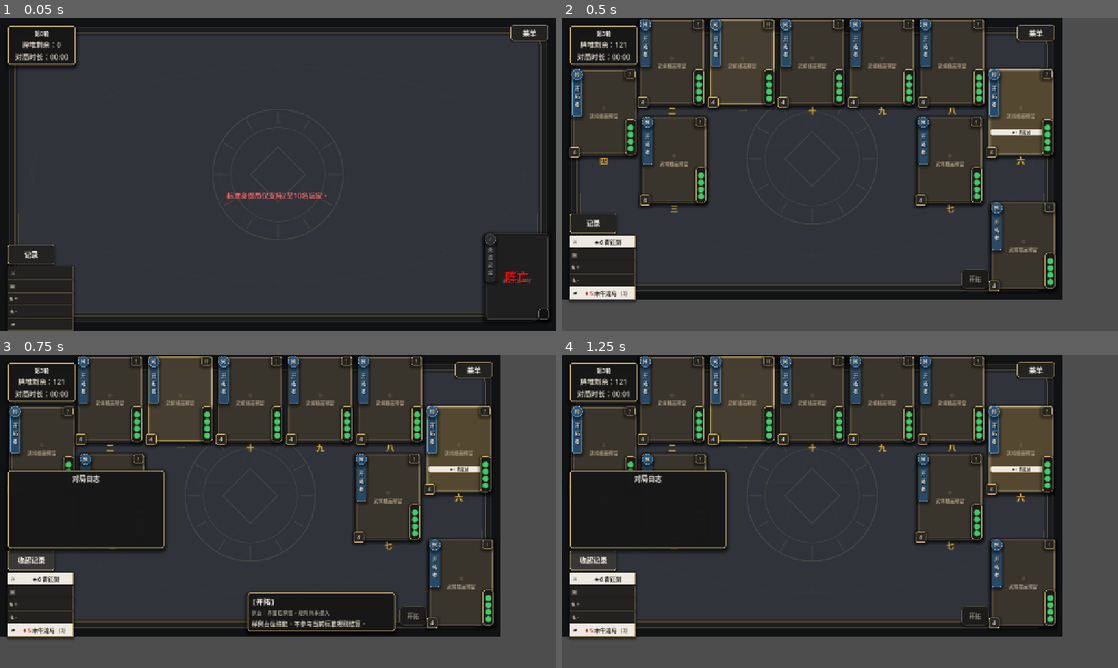
Above: before the commit, frames 1-4 (two rows, left to right).
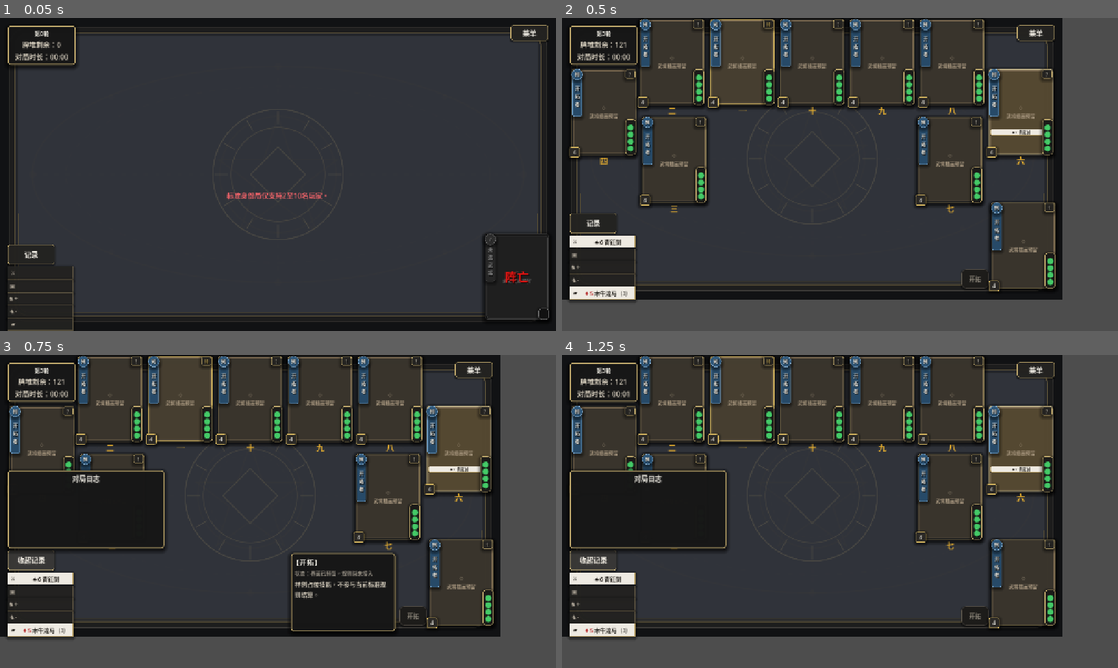
Above: after the commit, the same moments.

Repository: LisBam/hsr-kill
Game: Godot game, scene res://tests/ui_layout_test.tscn
Same seed, same stepped clock (60 frames per second), same inputs: the game is played once before the commit and once after it. This scene is started directly instead of the project's main scene.
Inputs:
- Up to frame 1 (0.05 s): no input
- Up to frame 2 (0.5 s): no input
- Up to frame 3 (0.75 s): click "记录" at 0.5 s
- Up to frame 4 (1.25 s): no input

Frames 1-2 are identical in both runs. In frame 3, 3.4% of the frame differs, in the area x 44-72%, y 63-89%; in frame 4, nothing differs.

Commit message:
1. 优化武将详情左侧牌面垂直居中   2. 新增悬停信息框动态4比3布局   3. 完善界面布局回归测试与文档

Diff:
--- a/scripts/ui/information_box_layer.gd
+++ b/scripts/ui/information_box_layer.gd
@@ -6,8 +6,17 @@
 ## 居中武将详情显示状态变化信号；牌桌据此在离线模式申请或释放独立暂停令牌。
 signal character_details_visibility_changed(visible: bool)
 
-## 目标旁信息框固定宽度；默认340像素可完整容纳常见卡牌和技能说明，运行时通常无需动态修改。
+## 目标旁信息框的内容测量基准宽度；默认340像素用于估算文字换行后的所需高度，最终宽度会按4:3目标比例自动收缩或扩展，运行时通常无需动态修改。
 @export_range(240.0, 520.0, 1.0) var hover_panel_width: float = 340.0
+
+## 目标旁信息框的最小宽度；默认240像素让短说明保持紧凑，同时给标题、副标题和正文保留可读换行宽度，运行时通常无需动态修改。
+@export_range(160.0, 420.0, 1.0) var hover_panel_minimum_width: float = 240.0
+
+## 目标旁信息框的最大宽度；默认520像素限制长技能说明横向扩张，超出时优先增加高度以保留完整文字，运行时通常无需动态修改。
+@export_range(280.0, 720.0, 1.0) var hover_panel_maximum_width: float = 520.0
+
+## 目标旁信息框优先保持的宽高比例；默认4:3使短中等长度说明呈稳定长方形，正文超过比例高度时以完整显示内容为优先，运行时通常无需动态修改。
+@export_range(1.0, 3.0, 0.01) var hover_panel_aspect_ratio: float = 4.0 / 3.0
 
 ## 目标旁信息框与悬停目标之间的间距；默认10像素避免浮层遮挡当前目标，运行时通常无需动态修改。
 @export_range(4.0, 32.0, 1.0) var hover_target_gap: float = 10.0
@@ -318,6 +327,7 @@
 	_hover_subtitle_label.visible = not _hover_subtitle_label.text.is_empty()
 	_hover_description_label.text = str(_hover_information.get("description", "暂无说明。"))
 	_hover_panel.visible = true
+	_hover_panel.custom_minimum_size = Vector2(hover_panel_width, 0.0)
 	_hover_panel.size = Vector2(hover_panel_width, 0.0)
 	_hover_panel.reset_size()
 	# 首次自动换行必须等待一个完整界面布局帧；此时 Label 已取得固定面板宽度，再测量高度不会把每个字符误当作独立行。
@@ -342,6 +352,7 @@
 	# 悬浮信息纵向内容；固定顺序为标题、副标题和完整说明。
 	var hover_content: VBoxContainer = VBoxContainer.new()
 	hover_content.mouse_filter = Control.MOUSE_FILTER_IGNORE
+	hover_content.alignment = BoxContainer.ALIGNMENT_BEGIN
 	hover_content.add_theme_constant_override("separation", 5)
 	_hover_panel.add_child(hover_content)
 	_hover_title_label = Label.new()
@@ -429,7 +440,10 @@
 	_character_card_area.name = "CharacterCardArea"
 	# 左侧区域高度稍后按缩放后的正式武将牌计算；不能继续使用固定440像素主体高度，否则短技能详情会留下大量空白。
 	_character_card_area.custom_minimum_size = Vector2(character_card_area_width, 0.0)
+	# 左侧牌面区域随右侧技能区或详情窗口高度填充；_center_character_card 会据此把缩放后的武将牌始终放在可用区域正中。
+	_character_card_area.size_flags_vertical = Control.SIZE_EXPAND_FILL
 	_character_card_area.mouse_filter = Control.MOUSE_FILTER_IGNORE
+	_character_card_area.resized.connect(_center_character_card)
 	character_body.add_child(_character_card_area)
 	_character_skill_scroll = ScrollContainer.new()
 	_character_skill_scroll.name = "SkillScroll"
@@ -451,15 +465,24 @@
 func _place_hover_panel(anchor_rect: Rect2, source_id: int) -> void:
 	if source_id != _hover_source_id or not _hover_panel.visible:
 		return
-	_hover_panel.custom_minimum_size.x = hover_panel_width
-	_hover_panel.size.x = hover_panel_width
-	# 首次写入自动换行文本时，Label 可能在当前帧仍按零宽度计算最小高度；延迟到布局完成后重新按固定宽度测量，避免手牌说明被错误撑成大量空行。
-	_hover_panel.reset_size()
-	_hover_panel.size.x = hover_panel_width
-	# 当前信息框实际尺寸；容器完成自动换行后使用该值进行视口边界计算。
-	var panel_size: Vector2 = _hover_panel.size
 	# 当前组件可用视口矩形；根控件与牌桌共享逻辑画布坐标。
 	var available_rect: Rect2 = Rect2(Vector2(viewport_margin, viewport_margin), size - Vector2.ONE * viewport_margin * 2.0)
+	# 可用宽度范围；检查器配置与当前视口都可能收紧上限，最小值始终不会超过实际可显示宽度。
+	var available_width: float = maxf(available_rect.size.x, 1.0)
+	var minimum_width: float = minf(maxf(hover_panel_minimum_width, 1.0), available_width)
+	var maximum_width: float = clampf(hover_panel_maximum_width, minimum_width, available_width)
+	# 先以基准宽度测量正文；此时自动换行已经在上一帧取得有效宽度，不会再把字符误算成单独行。
+	var measuring_width: float = clampf(hover_panel_width, minimum_width, maximum_width)
+	var measuring_height: float = _measure_hover_panel_content_height(measuring_width)
+	# 按目标4:3比例反推适合当前内容的宽度；短内容取最小宽度，长内容扩展到最大宽度后再自然增高。
+	var desired_width: float = clampf(measuring_height * hover_panel_aspect_ratio, minimum_width, maximum_width)
+	var content_height: float = _measure_hover_panel_content_height(desired_width)
+	# 最终高度同时满足完整文字与4:3目标比例；正文特别长时允许高于比例，避免裁切技能或卡牌说明。
+	var desired_height: float = maxf(content_height, desired_width / hover_panel_aspect_ratio)
+	_hover_panel.custom_minimum_size = Vector2(desired_width, desired_height)
+	_hover_panel.size = Vector2(desired_width, desired_height)
+	# 当前信息框实际尺寸；完成内容与比例测量后使用该值进行视口边界计算。
+	var panel_size: Vector2 = _hover_panel.size
 	# 默认信息框位置；优先显示在目标右侧并与目标顶边对齐。
 	var target_position: Vector2 = Vector2(anchor_rect.end.x + hover_target_gap, anchor_rect.position.y)
 	if target_position.x + panel_size.x > available_rect.end.x:
@@ -467,6 +490,14 @@
 	target_position.x = clampf(target_position.x, available_rect.position.x, maxf(available_rect.end.x - panel_size.x, available_rect.position.x))
 	target_position.y = clampf(target_position.y, available_rect.position.y, maxf(available_rect.end.y - panel_size.y, available_rect.position.y))
 	_hover_panel.position = target_position
+
+
+## 在指定宽度下测量悬停说明所需的最小内容高度；每次测量都重置旧比例产生的高度，保证下一份信息不会继承前一份的空白。
+func _measure_hover_panel_content_height(panel_width: float) -> float:
+	_hover_panel.custom_minimum_size = Vector2(panel_width, 0.0)
+	_hover_panel.size = Vector2(panel_width, 0.0)
+	_hover_panel.reset_size()
+	return _hover_panel.size.y
 
 
 ## 复用正式武将牌场景渲染详情左侧牌面；隐藏对局角标和公开装备以匹配选将领袖牌表现。
--- a/tests/ui_layout_test.gd
+++ b/tests/ui_layout_test.gd
@@ -269,10 +269,11 @@
 		_fail("local_equipment_information_shown_too_early:%s" % (information_box.get_hover_title_text() if information_box != null else "missing"))
 		return
 	await _wait_for_hover_information_delay()
-	# 目标旁信息面板；固定340像素宽并始终限制在当前客户区内。
+	# 目标旁信息面板；按内容在240至520像素宽度内动态调整，并优先保持4:3比例且始终限制在当前客户区内。
 	var hover_information_panel: PanelContainer = information_box.get_node("HoverInformationPanel") as PanelContainer
-	if information_box == null or not information_box.is_hover_information_visible() or not information_box.get_hover_title_text().contains("木牛流马（3）") or not is_equal_approx(hover_information_panel.size.x, 340.0) or not main_instance.get_global_rect().encloses(hover_information_panel.get_global_rect()) or not local_equipment_label.tooltip_text.is_empty():
-		_fail("local_equipment_information:%s" % (information_box.get_hover_title_text() if information_box != null else "missing"))
+	var hover_information_aspect_ratio: float = hover_information_panel.size.x / maxf(hover_information_panel.size.y, 1.0)
+	if information_box == null or not information_box.is_hover_information_visible() or not information_box.get_hover_title_text().contains("木牛流马（3）") or hover_information_panel.size.x < information_box.hover_panel_minimum_width or hover_information_panel.size.x > information_box.hover_panel_maximum_width or not is_equal_approx(hover_information_aspect_ratio, information_box.hover_panel_aspect_ratio) or not main_instance.get_global_rect().encloses(hover_information_panel.get_global_rect()) or not local_equipment_label.tooltip_text.is_empty():
+		_fail("local_equipment_information:%s/%s" % [information_box.get_hover_title_text() if information_box != null else "missing", hover_information_panel.size if hover_information_panel != null else Vector2.ZERO])
 		return
 	local_treasure_row.mouse_exited.emit()
 	await get_tree().process_frame
@@ -427,9 +428,17 @@
 	var character_details_title: Label = information_box.get_character_title_label()
 	# 单技能详情条目；短内容必须位于滚动视口中部，不能继续贴住右侧区域顶边。
 	var single_skill_entry: Control = information_box.get_character_skill_list().get_child(0) as Control
+	# 详情左侧武将牌区域；区域高度改变时正式牌面必须按自身缩放后尺寸持续上下居中。
+	var character_card_area: Control = character_details_panel.find_child("CharacterCardArea", true, false) as Control
+	# 详情左侧正式武将牌；只读复用的牌面位置由 InformationBoxLayer 在区域尺寸变化时重新居中。
+	var detail_character_card: PlayerTargetView = information_box.get("_character_card_view") as PlayerTargetView
+	# 单技能详情牌面缩放后的尺寸；与区域实际尺寸共同计算期望的上下居中位置。
+	var detail_character_card_size: Vector2 = detail_character_card.card_size * information_box.character_card_scale if detail_character_card != null else Vector2.ZERO
+	# 单技能详情牌面期望位置；公式与运行时组件一致，便于验证高度变动后的纵向居中不依赖固定偏移。
+	var expected_detail_character_position: Vector2 = (character_card_area.size - detail_character_card_size) * 0.5 if character_card_area != null else Vector2.ZERO
 	# 单技能详情当前自动计算出的紧凑高度；多技能详情必须在后续断言中随内容增加而扩展。
 	var single_skill_details_height: float = character_details_panel.size.y
-	if not information_box.is_character_details_visible() or in …(711 unchanged characters)… single_skill_entry.position.y <= 0.0 or information_box.get_character_skill_scro …(329 unchanged characters)…
+	if not information_box.is_character_details_visible() or in …(711 unchanged characters)… single_skill_entry.position.y <= 0.0 or character_card_area == null or detail_character_card == null or not detail_character_card.position.is_equal_approx(expected_detail_character_position) or information_box.get_character_skill_scro …(329 unchanged characters)…
 		_fail("character_details_open:%s/%s/%d/%s size=%s min=%s center=%s/%s title=%s/%s scale=%s separators=%d entry_y=%s s …(1057 unchanged characters)…
 		return
 	# 多技能武将定义；布洛妮娅拥有3个静态技能，应在相邻技能之间创建正好2条主题横线。
@@ -442,7 +451,11 @@
 	information_box.show_character_details(bronya_snapshot, bronya_definition, GameDatabase.get_faction(str(bronya_definition.get("faction", ""))))
 	await get_tree().process_frame
 	await get_tree().process_frame
-	if information_box.get_character_skill_entry_count() != 3 or information_box.get_character_skill_separator_count() != 2 or character_details_panel.size.y <= single_skill_details_height or character_details_panel.size.y > information_box.character_panel_size.y:
+	# 多技能详情最新牌面；面板增加高度后仍必须在左侧可用区域上下居中。
+	detail_character_card = information_box.get("_character_card_view") as PlayerTargetView
+	detail_character_card_size = detail_character_card.card_size * information_box.character_card_scale if detail_character_card != null else Vector2.ZERO
+	expected_detail_character_position = (character_card_area.size - detail_character_card_size) * 0.5 if character_card_area != null else Vector2.ZERO
+	if information_box.get_character_skill_entry_count() != 3 or information_box.get_character_skill_separator_count() != 2 or character_details_panel.size.y <= single_skill_details_height or character_details_panel.size.y > information_box.character_panel_size.y or character_card_area == null or character_card_area.size.y <= detail_character_card_size.y or detail_character_card == null or not detail_character_card.position.is_equal_approx(expected_detail_character_position):
 		_fail("character_details_separators:%d/%d/%s" % [information_box.get_character_skill_entry_count(), information_box.get_character_skill_separator_count(), character_details_panel.size.y])
 		return
 	await _click_control(information_box.get_character_close_button())
@@ -761,10 +774,11 @@
 		_fail("hand_card_information_shown_too_early:%s" % information_box.get_hover_title_text())
 		return
 	await _wait_for_hover_information_delay()
-	# 首次手牌说明的面板高度；【桃】说明在340像素固定宽度下应只占紧凑正文高度，不能因自动换行初始宽度错误而被撑成大量空白。
+	# 首次手牌说明的面板比例；【桃】说明应在动态宽度下保持4:3，不能因自动换行初始宽度错误而被撑成大量空白。
 	var hand_information_panel_height: float = hover_information_panel.size.y
-	if not information_box.is_hover_information_visible() or not information_box.get_hover_title_text().contains("桃") or hand_information_panel_height > 160.0:
-		_fail("hand_card_information:%s/%s" % [information_box.get_hover_title_text(), hand_information_panel_height])
+	var hand_information_aspect_ratio: float = hover_information_panel.size.x / maxf(hand_information_panel_height, 1.0)
+	if not information_box.is_hover_information_visible() or not information_box.get_hover_title_text().contains("桃") or hover_information_panel.size.x < information_box.hover_panel_minimum_width or hover_information_panel.size.x > information_box.hover_panel_maximum_width or not is_equal_approx(hand_information_aspect_ratio, information_box.hover_panel_aspect_ratio):
+		_fail("hand_card_information:%s/%s" % [information_box.get_hover_title_text(), hover_information_panel.size])
 		return
 	gained_hand_card.call("_on_mouse_exited")
 	await get_tree().process_frame
Not shown, changed: README.md
Not shown, changed: docs/内容制作指南.md
Not shown, changed: docs/游戏机制与玩法内容.md
Not shown, changed: docs/界面与交互.md
